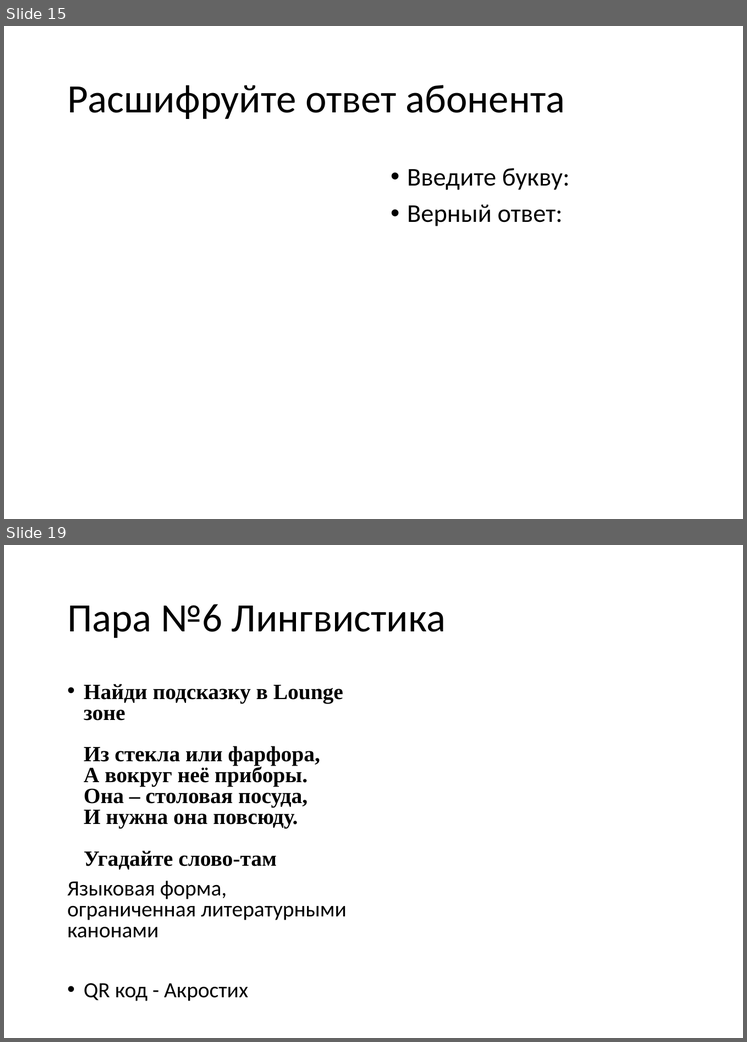
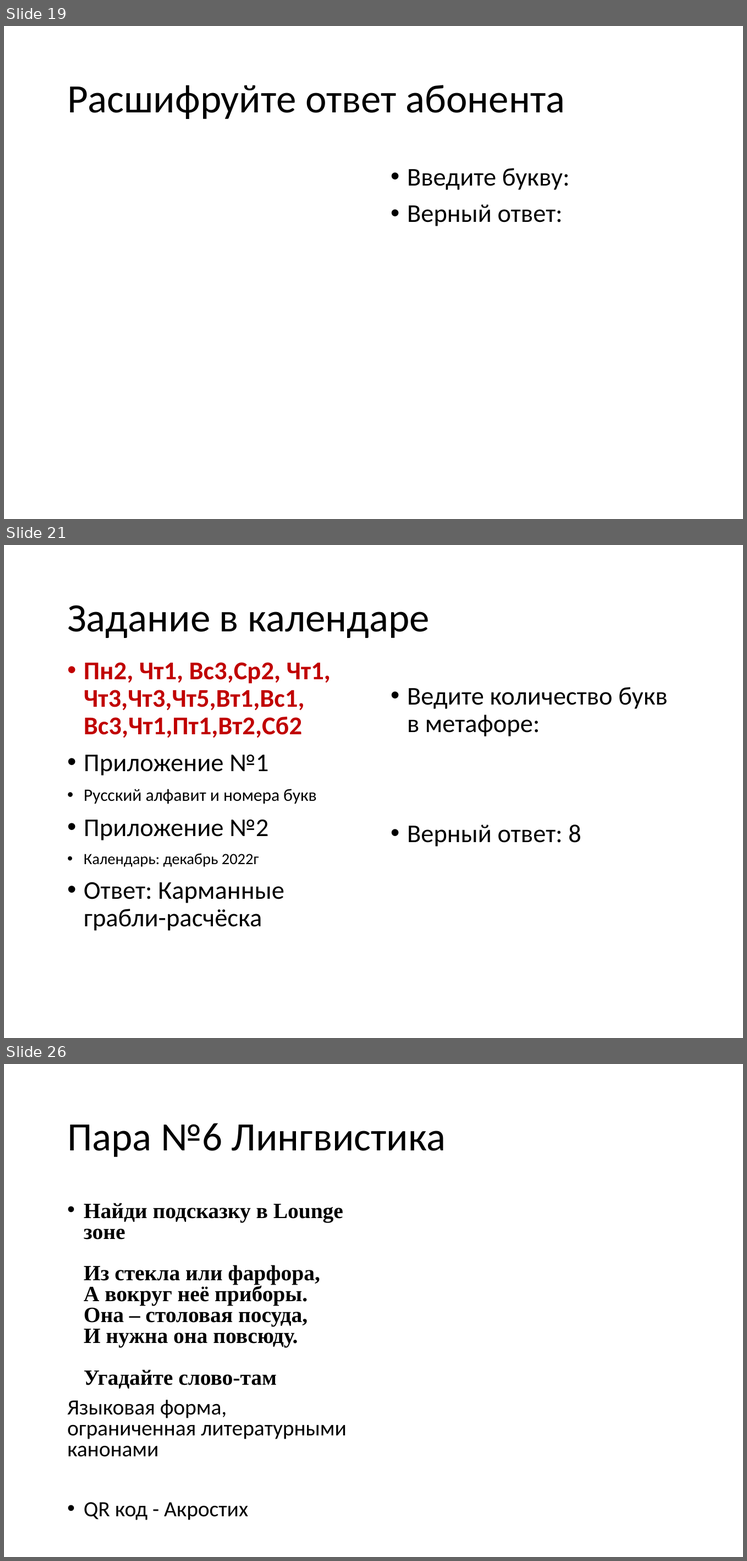
Before and after one commit to vvaassiihhaa/masha, a slide deck: КВЕСТ/Kvest 2706.pptx. Shown one above the other, each under a label of ours: slides 15 and 19 before the commit, slides 19, 21 and 26 after it; the slides between them are not shown. The pictures are 747x1042 and 747x1561 pixels, drawn with LibreOffice and Linux fonts; fonts in the diff are those of the drawing. Boxes give left, top, right and bottom in pixels: in the first picture for what was removed or moved away, otherwise in the second. Text is boxed around its words. In the diff, an @@ line names an element or a change of style, - is before the commit and + after.

```diff
--- a/КВЕСТ/Kvest 2706.pptx
+++ b/КВЕСТ/Kvest 2706.pptx
@@ slide 21 added at [4,545,743,1038], background #FFFFFF @@
@@ title added at [67,605,430,638], 23.1 pt, text #000000 @@
+Задание в календаре
@@ text added at [84,662,331,931], 14.7 pt, text #000000 @@
+• Пн2, Чт1, Вс3,Ср2, Чт1, Чт3,Чт3,Чт5,Вт1,Вс1, Вс3,Чт1,Пт1,Вт2,Сб2
+• Приложение №1
+• Русский алфавит и номера букв
+• Приложение №2
+• Календарь: декабрь 2022г
+• Ответ: Карманные грабли-расчёска
@@ text added at [407,687,668,846], 14.7 pt, text #000000 @@
+• Ведите количество букв в метафоре:
+• Верный ответ: 8
@@ what was slide 15 is now slide 19 @@
@@ what was slide 19 is now slide 26 @@
```
Also in this commit, not shown: 10 slides changed, 10 other slides added, 1 slide removed.
